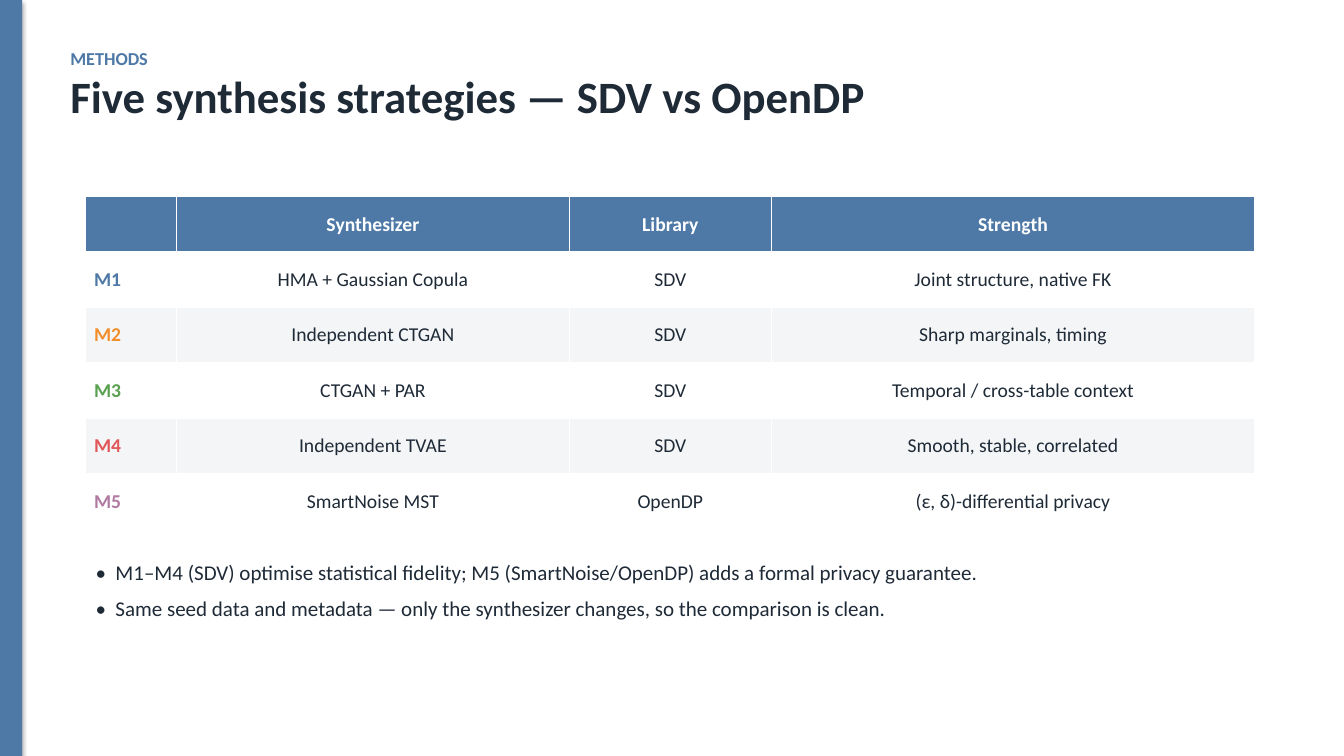
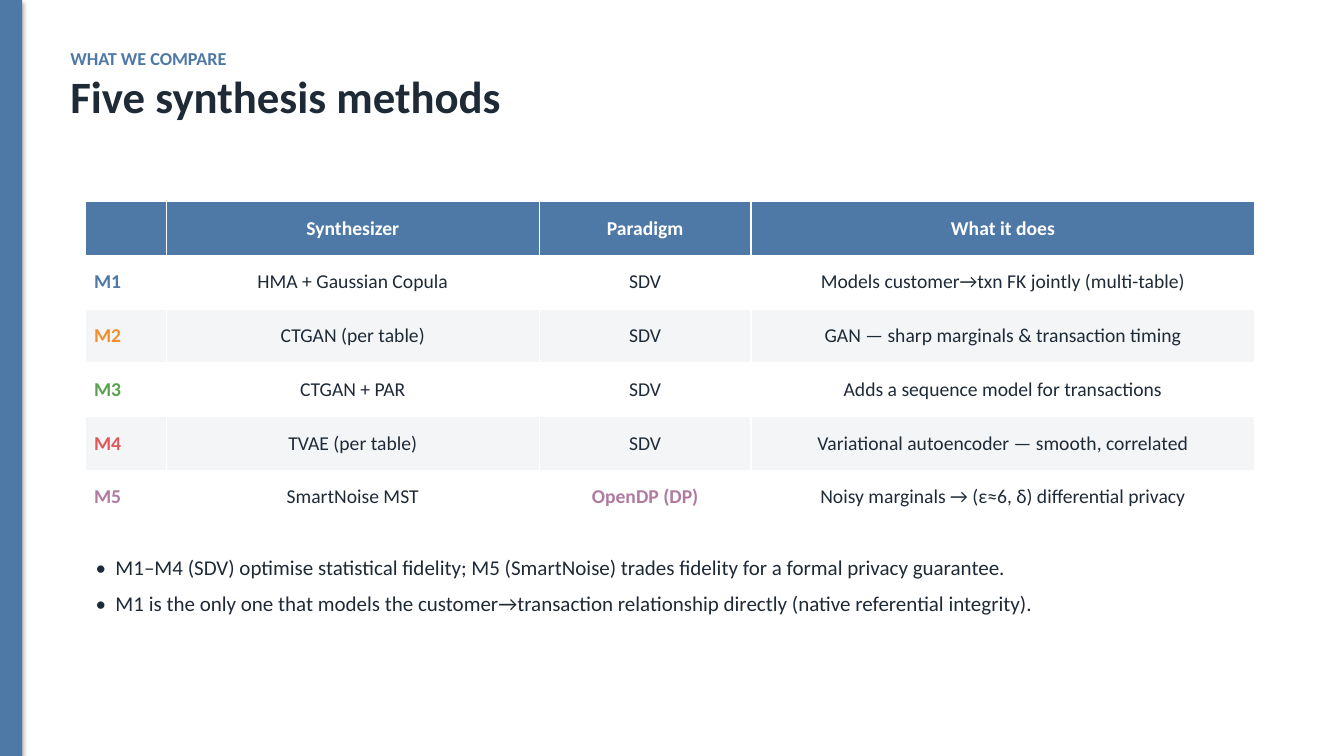
Before and after one commit to dylanwang2111/synthetic_data_gen, a slide deck: slide 3 of slides.pptx (slide 5 before the commit). Drawn at 1344x756 pixels with LibreOffice and Linux fonts; fonts in the diff are those of the drawing. Boxes give left, top, right and bottom in pixels: in the first picture for what was removed or moved away, otherwise in the second. Text is boxed around its words. In the diff, an @@ line names an element or a change of style, - is before the commit and + after.

Commit message:
Redesign deck to 8 focused slides; add SDV-vs-SmartNoise comparison; tidy repo
- make_slides.py: concentrated deck — pipeline, methods, fidelity metric,
  diagnostic metric, SDV-vs-SmartNoise comparison (mean ± SD per metric across
  fidelity / diagnostic / privacy), and a 'use SDV' conclusion with reasons
- build_comparison.py: SDV (M1) vs SmartNoise (M5) mean ± SD chart + table
- repo tidy: move one-off generators into scripts/ (with path shim), drop
  superseded dist_*.png, document scripts/ in README

```diff
--- a/slides.pptx
+++ b/slides.pptx
@@ text at bbox=[70, 53, 500, 120]: text changed @@
-METHODS
-Five synthesis strategies — SDV vs OpenDP
+WHAT WE COMPARE
+Five synthesis methods
@@ table at bbox=[86, 202, 1255, 524] @@
-row 1, column 3: Library
+row 1, column 3: Paradigm
-row 1, column 4: Strength
+row 1, column 4: What it does
-row 2, column 4: Joint structure, native FK
+row 2, column 4: Models customer→txn FK jointly (multi-table)
-row 3, column 2: Independent CTGAN
+row 3, column 2: CTGAN (per table)
-row 3, column 4: Sharp marginals, timing
+row 3, column 4: GAN — sharp marginals & transaction timing
-row 4, column 4: Temporal / cross-table context
+row 4, column 4: Adds a sequence model for transactions
-row 5, column 2: Independent TVAE
+row 5, column 2: TVAE (per table)
-row 5, column 4: Smooth, stable, correlated
+row 5, column 4: Variational autoencoder — smooth, correlated
-row 6, column 3: OpenDP
+row 6, column 3: OpenDP (DP)
-row 6, column 4: (ε, δ)-differential privacy
+row 6, column 4: Noisy marginals → (ε≈6, δ) differential privacy
@@ table: place and size @@
-table at bbox=[86, 197, 1255, 529]
+table at bbox=[86, 202, 1255, 524]
@@ text at bbox=[115, 560, 1032, 615]: text changed @@
-• M1–M4 (SDV) optimise statistical fidelity; M5 (SmartNoise/OpenDP) adds a formal privacy guarantee.
-• Same seed data and metadata — only the synthesizer changes, so the comparison is clean.
+• M1–M4 (SDV) optimise statistical fidelity; M5 (SmartNoise) trades fidelity for a formal privacy guarantee.
+• M1 is the only one that models the customer→transaction relationship directly (native referential integrity).
```
Also in this commit, not shown: 7 slides added, 23 slides removed, 12 other files.
